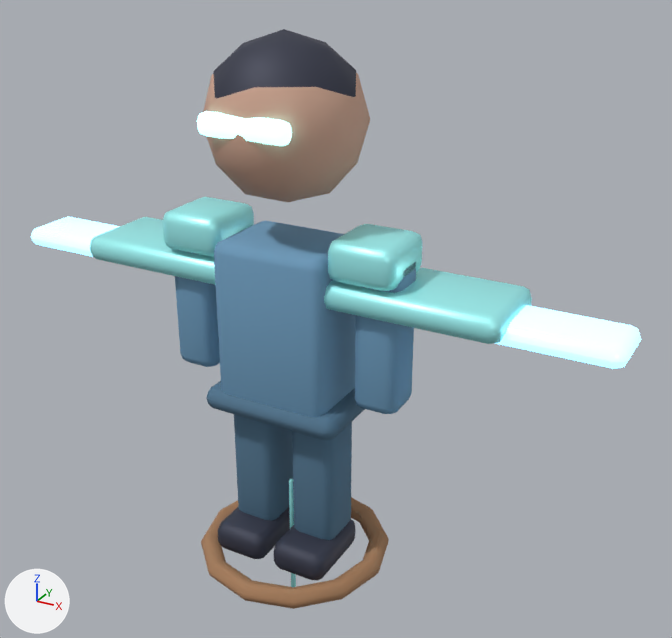
An edit to the glTF model public/assets/models/characters/flyingEliteArcher.glb, drawn before and after from the same camera.
The view is the same before and after, from a 50 mm camera at (1.64, -2.63, 2.34) aimed at (0.12, 0.13, 0.96). Every picture has the same lights, and +X, +Y and +Z are marked at lower left. The first picture is the older version. Where no turn or scale is listed for an object, it has been applied to the vertices. Vertices at exactly the same position are counted once.

The first picture shows 'arm.R', 'belt', 'boot.L', 'boot.R', 'crest.mask', 'head', 'leg.L', 'leg.R', 'shoulder.L', 'shoulder.R', 'torso', 'weapon.bow', 'wing.-1.inner', 'wing.1.inner', 'wing.1.outer' and 4 more.
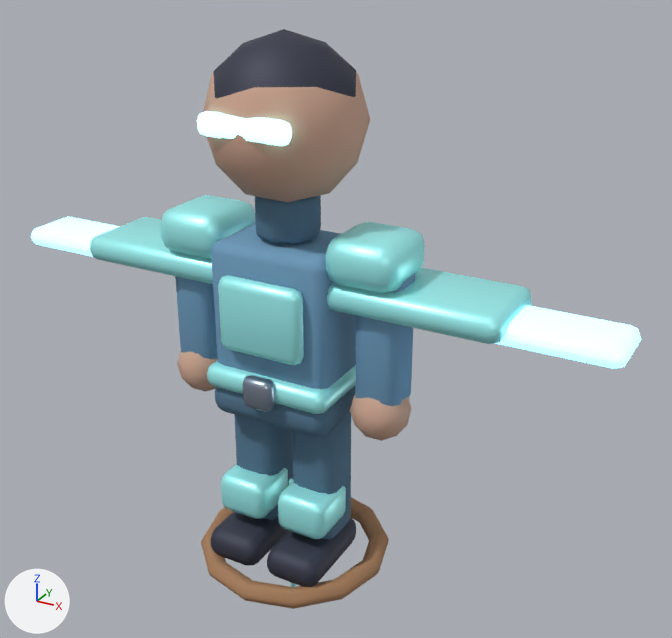
Boxes [x1, y1, x2, y2] around the edits, measured in the pictures (672 x 638 px):
'chestPanel', added (cyan)
    after: [218, 275, 304, 365]
'belt', recoloured, moved
    before: [207, 381, 365, 440]
    after: [207, 360, 356, 414]
'shoulder.R', reshaped
    before: [328, 224, 422, 291]
    after: [326, 222, 425, 293]
'boot.R', reshaped, moved (10% wider, 13% taller)
    before: [274, 519, 355, 580]
    after: [267, 518, 356, 587]
'boot.L', reshaped, moved (8% wider)
    before: [218, 507, 290, 559]
    after: [211, 512, 289, 565]
'tunicHem', added (blue)
    after: [215, 386, 355, 437]
'knee.R', added (cyan)
    after: [278, 481, 346, 539]
'neckGuard', added (blue)
    after: [255, 195, 321, 244]
'knee.L', added (cyan)
    after: [221, 464, 288, 519]
'glove.R', added (beige)
    after: [350, 394, 412, 441]
'glove.L', added (beige)
    after: [177, 350, 217, 392]
'beltBuckle', added
    after: [242, 375, 275, 412]

The change, as a list of edits to the scene's bpy script:
```text
Change me_cube_340:
    remove me_cube_340.from_pydata(...)  # 56 vertices, 108 faces; spans x -0.275..0.275, y -0.19..0.19, z -0.045..0.045
    remove me_cube_340.materials.append(mat_mat_flyingelitearcher_leather)  # blue #51758e
    add me_cube_340.from_pydata(...)  # 56 vertices, 108 faces; spans x -0.248..0.248, y -0.2..0.2, z -0.045..0.045
    edits to the shape of me_cube_340 do not show in these pictures
    add me_cube_340.materials.append(mat_mat_flyingelitearcher_accent)  # cyan #aaffff
Change me_cube_343:
    remove me_cube_343.from_pydata(...)  # 56 vertices, 108 faces; spans x -0.11..0.11, y -0.16..0.16, z -0.06..0.06
    add me_cube_343.from_pydata(...)  # 56 vertices, 108 faces; spans x -0.11..0.11, y -0.19..0.19, z -0.06..0.06
    me_cube_343 part 2: 56 of 56 vertices moved; they spanned x -0.11..0.11, y -0.16..0.16, z -0.06..0.06 and now span x -0.11..0.11, y -0.19..0.19, z -0.06..0.06; mean shift (0.0, 0.0, 0.0)
Change me_cube_344:
    remove me_cube_344.from_pydata(...)  # 56 vertices, 108 faces; spans x -0.11..0.11, y -0.16..0.16, z -0.06..0.06
    add me_cube_344.from_pydata(...)  # 56 vertices, 108 faces; spans x -0.11..0.11, y -0.19..0.19, z -0.06..0.06
    me_cube_344 part 3: 56 of 56 vertices moved; they spanned x -0.11..0.11, y -0.16..0.16, z -0.06..0.06 and now span x -0.11..0.11, y -0.19..0.19, z -0.06..0.06; mean shift (0.0, 0.0, 0.0)
Change me_cube_348:
    remove me_cube_348.from_pydata(...)  # 56 vertices, 108 faces; spans x -0.125..0.125, y -0.135..0.135, z -0.075..0.075
    add me_cube_348.from_pydata(...)  # 56 vertices, 108 faces; spans x -0.135..0.135, y -0.15..0.15, z -0.085..0.085
    me_cube_348 part 1: 56 of 56 vertices moved; they spanned x -0.125..0.125, y -0.135..0.135, z -0.075..0.075 and now span x -0.135..0.135, y -0.15..0.15, z -0.085..0.085; mean shift (0.0, 0.0, 0.0)
Change ob_belt:
    ob_belt.location: (0.0, 0.0, 0.67) -> (0.0, -0.01, 0.78)
Change ob_boot_l:
    ob_boot_l.location: (-0.13, -0.06, 0.08) -> (-0.13, -0.08, 0.08)
Change ob_boot_r:
    ob_boot_r.location: (0.13, -0.06, 0.08) -> (0.13, -0.08, 0.08)
Add ob_knee_r:
    ob_knee_r = bpy.data.objects.new('knee.R', me_cube_492)  # 56 vertices, 108 faces; spans x -0.1..0.1, y -0.11..0.11, z -0.08..0.08; in mat_mat_flyingelitearcher_accent (cyan #aaffff)
    ob_knee_r.location = (0.13, -0.08, 0.27)
Add ob_knee_l:
    ob_knee_l = bpy.data.objects.new('knee.L', me_cube_491)  # 56 vertices, 108 faces; spans x -0.1..0.1, y -0.11..0.11, z -0.08..0.08; in mat_mat_flyingelitearcher_accent (cyan #aaffff)
    ob_knee_l.location = (-0.13, -0.08, 0.27)
Add ob_tunichem:
    ob_tunichem = bpy.data.objects.new('tunicHem', me_cube_484)  # 56 vertices, 108 faces; spans x -0.242..0.242, y -0.19..0.19, z -0.07..0.07; in mat_mat_flyingelitearcher_leather (blue #51758e)
    ob_tunichem.location = (0.0, 0.0, 0.69)
Add ob_neckguard:
    ob_neckguard = bpy.data.objects.new('neckGuard', me_cylinder_051)  # 112 vertices, 220 faces; spans x -0.115..0.116, y -0.116..0.116, z -0.08..0.08; in mat_mat_flyingelitearcher_leather (blue #51758e)
    ob_neckguard.location = (0.0, 0.0, 1.38)
Add ob_chestpanel:
    ob_chestpanel = bpy.data.objects.new('chestPanel', me_cube_487)  # 56 vertices, 108 faces; spans x -0.166..0.166, y -0.035..0.035, z -0.14..0.14; in mat_mat_flyingelitearcher_accent (cyan #aaffff)
    ob_chestpanel.location = (0.0, -0.19, 1.05)
Add ob_beltbuckle:
    ob_beltbuckle = bpy.data.objects.new('beltBuckle', me_cube_486)  # 56 vertices, 108 faces; spans x -0.06..0.06, y -0.03..0.03, z -0.06..0.06; in mat_mat_flyingelitearcher_metal (grey #9eaabc)
    ob_beltbuckle.location = (0.0, -0.22, 0.78)
Add ob_glove_r:
    ob_glove_r = bpy.data.objects.new('glove.R', me_icosphere_124)  # an icosphere of 80 faces spanning x -0.105..0.105, y -0.11..0.11, z -0.11..0.11; in mat_mat_flyingelitearcher_skin (beige #cea690)
    ob_glove_r.location = (0.38, -0.02, 0.72)
Add ob_glove_l:
    ob_glove_l = bpy.data.objects.new('glove.L', me_icosphere_123)  # an icosphere of 80 faces spanning x -0.105..0.105, y -0.11..0.11, z -0.11..0.11; in mat_mat_flyingelitearcher_skin (beige #cea690)
    ob_glove_l.location = (-0.38, -0.02, 0.72)
```
